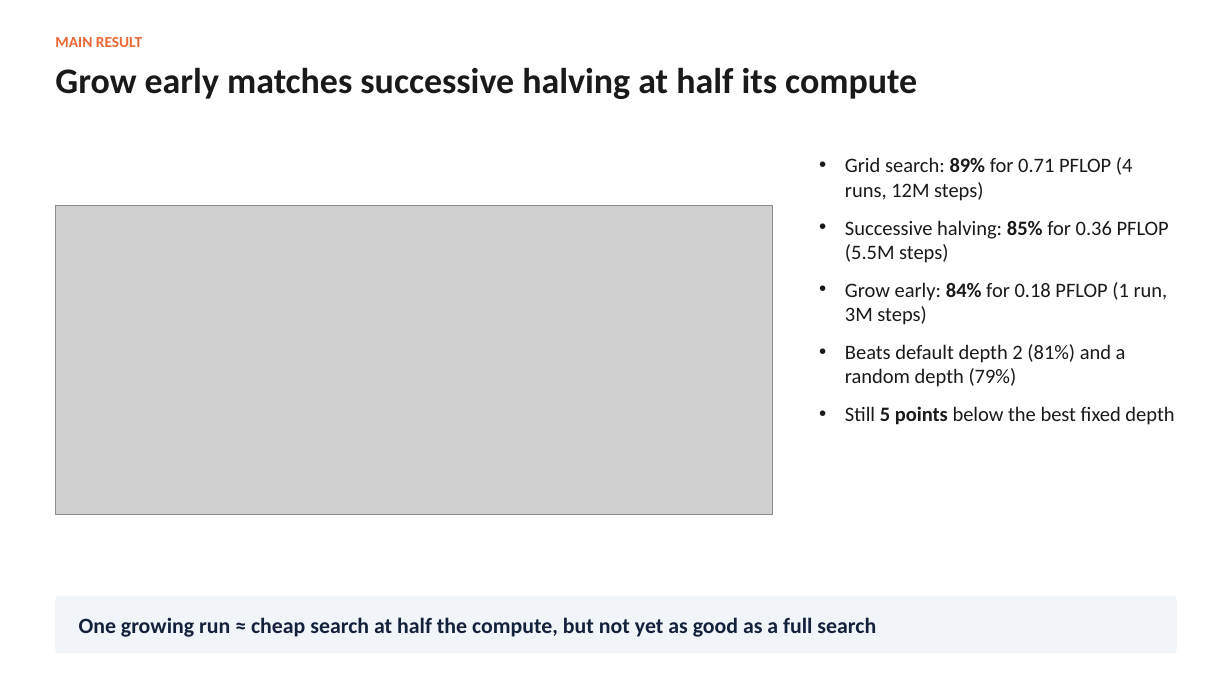
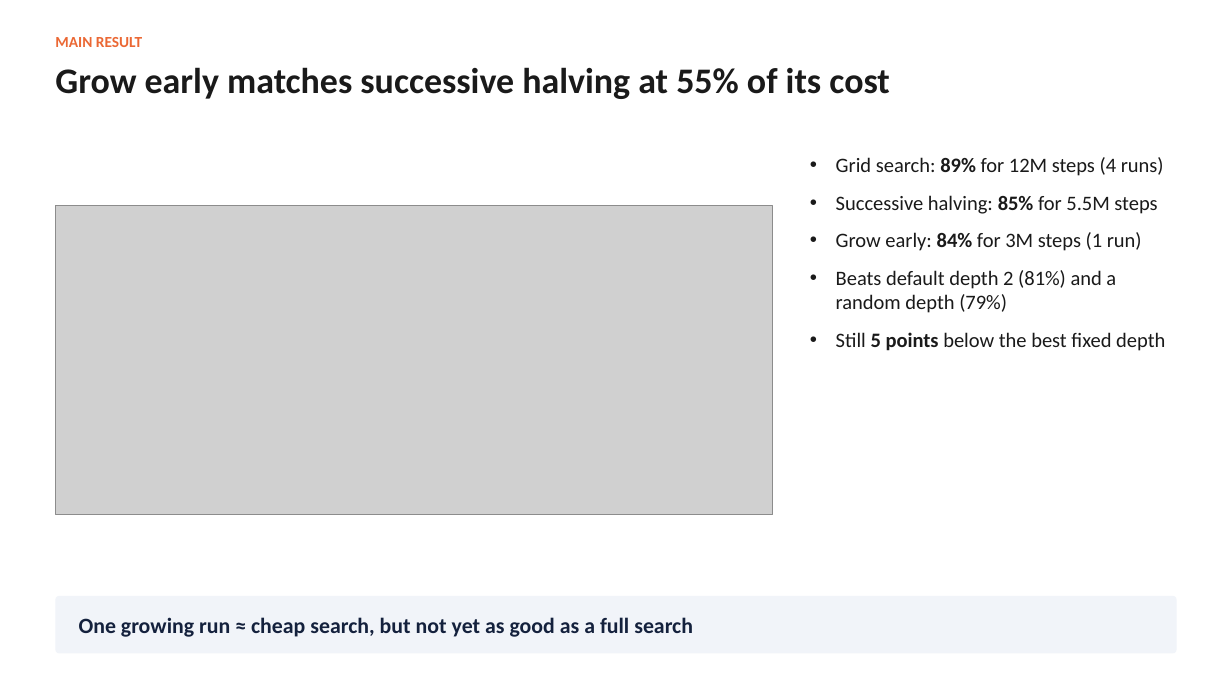
Before and after one commit to adlsdztony/comp9501-depth-growth, a slide deck: slide 11 of deck/COMP9501_Growth_Results_v2.pptx. Drawn at 1232x693 pixels with LibreOffice and Linux fonts; fonts in the diff are those of the drawing; grey boxes stand for pictures. Boxes give left, top, right and bottom in pixels: in the first picture for what was removed or moved away, otherwise in the second. Text is boxed around its words. In the diff, an @@ line names an element or a change of style, - is before the commit and + after.

```diff
--- a/deck/COMP9501_Growth_Results_v2.pptx
+++ b/deck/COMP9501_Growth_Results_v2.pptx
@@ text at (55,67,889,99): text changed @@
-Grow early matches successive halving at half its compute
+Grow early matches successive halving at 55% of its cost
@@ text "Grid search: 89% for 12M ...": place and size @@
-text "Grid search: 89% for 12M ..." at (845,157,1174,425)
+text "Grid search: 89% for 12M ..." at (836,157,1165,351)
@@ text at (836,157,1164,251): text changed @@
-• Grid search: 89% for 0.71 PFLOP (4 runs, 12M steps)
-• Successive halving: 85% for 0.36 PFLOP (5.5M steps)
-• Grow early: 84% for 0.18 PFLOP (1 run, 3M steps)
+• Grid search: 89% for 12M steps (4 runs)
+• Successive halving: 85% for 5.5M steps
+• Grow early: 84% for 3M steps (1 run)
@@ text at (79,617,693,637): text changed @@
-One growing run ≈ cheap search at half the compute, but not yet as good as a full search
+One growing run ≈ cheap search, but not yet as good as a full search
```
Also in this commit, not shown: 10 other slides changed, 9 other files.
